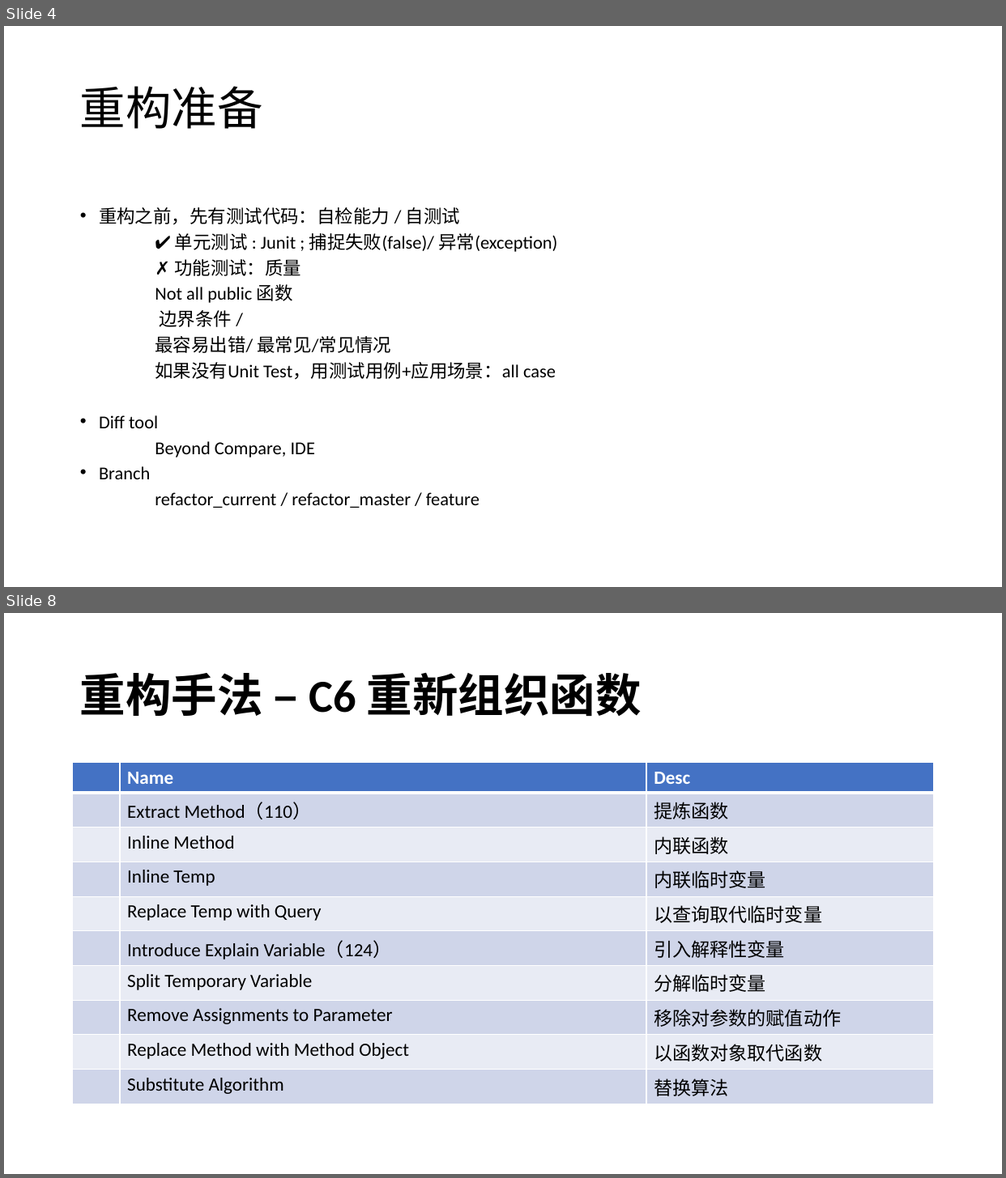
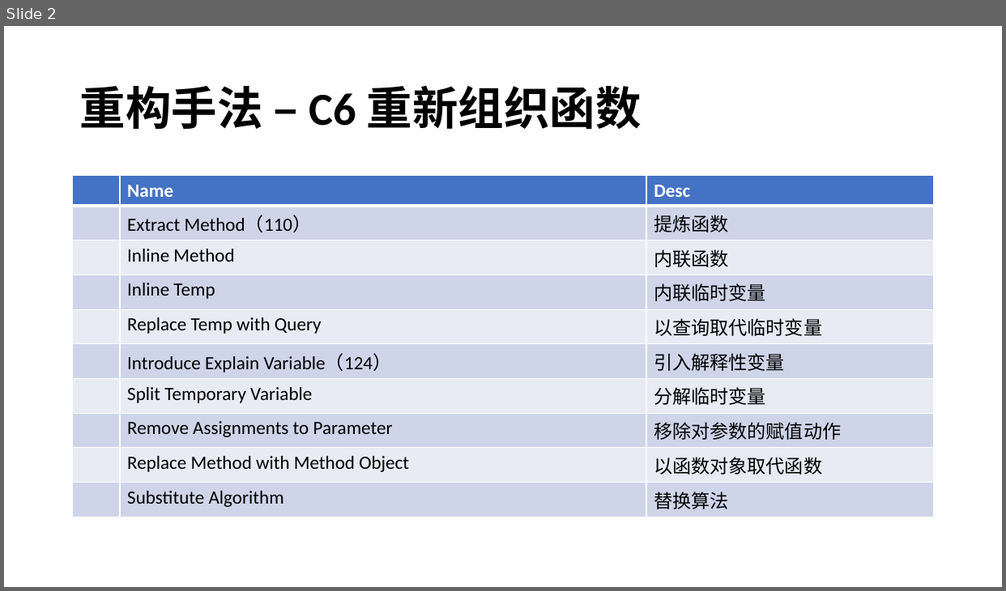
Before and after one commit to YingVickyCao/YingVickyCao.github.io, a slide deck: books/Refactoring/session/Refactoring_part2.pptx. Shown one above the other, each under a label of ours: slides 4 and 8 before the commit, slide 2 after it; the slides between them are not shown. The pictures are 1006x1178 and 1006x591 pixels, drawn with LibreOffice and Linux fonts; fonts in the diff are those of the drawing. Boxes give left, top, right and bottom in pixels: in the first picture for what was removed or moved away, otherwise in the second. Text is boxed around its words. In the diff, an @@ line names an element or a change of style, - is before the commit and + after.

Commit message:
refactoring

```diff
--- a/books/Refactoring/session/Refactoring_part2.pptx
+++ b/books/Refactoring/session/Refactoring_part2.pptx
@@ slide 4 removed at <box>4,26,1002,587</box>, background #FFFFFF @@
@@ title removed at <box>80,86,263,129</box> @@
-重构准备
@@ text removed at <box>99,207,557,508</box> @@
-• 重构之前，先有测试代码：自检能力 / 自测试
-✔ 单元测试 : Junit ; 捕捉失败(false)/ 异常(exception)
-✗ 功能测试：质量
-Not all public 函数
-边界条件 /
-最容易出错/ 最常见/常见情况
-如果没有Unit Test，用测试用例+应用场景：all case
-• Diff tool
-Beyond Compare, IDE
-• Branch
-refactor_current / refactor_master / feature
@@ what was slide 8 is now slide 2 @@
```
Also in this commit, not shown: 1 slide changed, 5 other slides removed, 7 other files.
